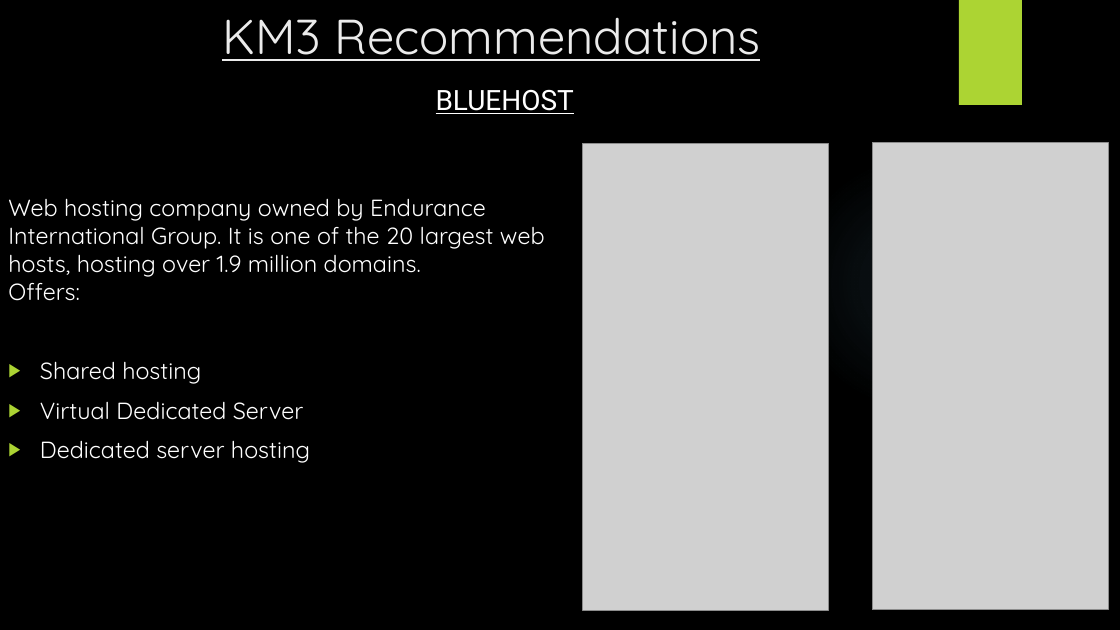
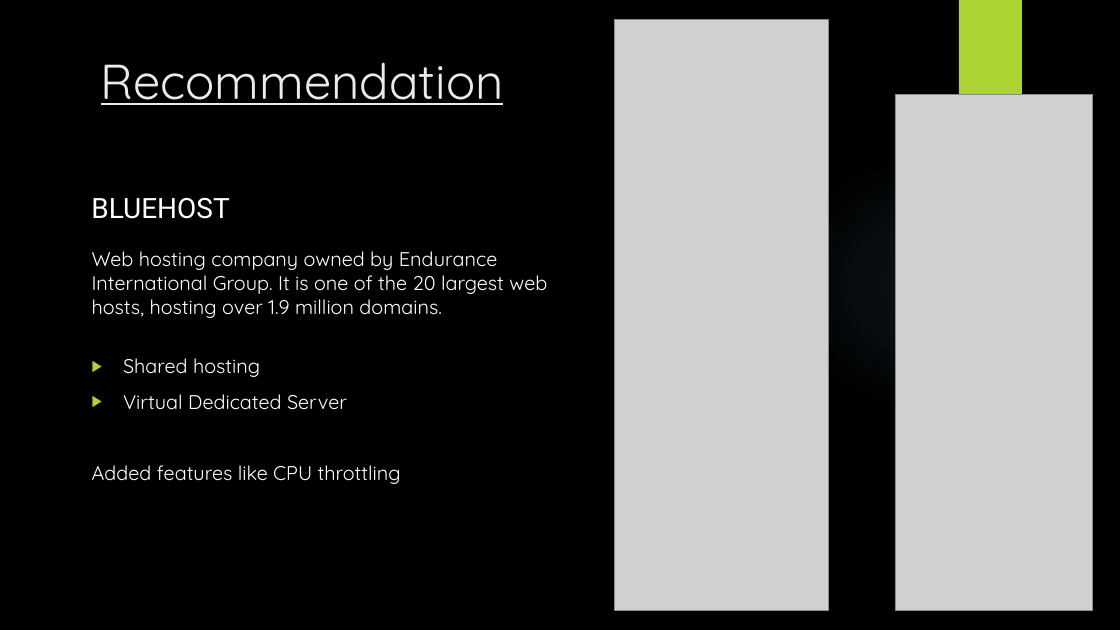
Before and after one commit to SAIT-OOSD-Team4/Group-Project, a slide deck: slide 8 of km3/KM3.pptx (slide 6 before the commit). Drawn at 1120x630 pixels with LibreOffice and Linux fonts; fonts in the diff are those of the drawing; grey boxes stand for pictures; background and template pictures are left out. Boxes give left, top, right and bottom in pixels: in the first picture for what was removed or moved away, otherwise in the second. Text is boxed around its words. In the diff, an @@ line names an element or a change of style, - is before the commit and + after.

Commit message:
presentation

```diff
--- a/km3/KM3.pptx
+++ b/km3/KM3.pptx
@@ picture: place and size @@
-picture at [582, 144, 828, 611]
+picture at [614, 19, 828, 610]
@@ title at [101, 62, 504, 105]: text changed @@
-KM3 Recommendations
+Recommendation
@@ picture: place and size @@
-picture at [872, 143, 1108, 610]
+picture at [896, 94, 1093, 611]
@@ text "Web hosting company owned by ...": place and size @@
-text "Web hosting company owned by ..." at [8, 198, 545, 463]
+text "Web hosting company owned by ..." at [92, 251, 547, 484]
@@ text "BLUEHOST": place and size @@
-text "BLUEHOST" at [436, 90, 574, 114]
+text "BLUEHOST" at [91, 197, 229, 219]
@@ text "BLUEHOST" at [91, 197, 229, 219]: underline off @@
@@ text at [92, 251, 547, 318]: text changed; size 20 to 17 pt @@
-Web hosting company owned by Endurance International Group. It is one of the 20 largest web hosts, hosting over 1.9 million domains.
-Offers:
+Web hosting company owned by Endurance International Group. It is one of the 20 largest web hosts, hosting over 1.9 million domains.
@@ text at [123, 358, 347, 410]: size 20 to 17 pt in "Shared hosting", "Virtual Dedicated Server" @@
@@ text at [92, 465, 401, 484]: text changed; size 20 to 17 pt @@
-▶ Dedicated server hosting
+Added features like CPU throttling
```
Also in this commit, not shown: 2 other slides changed, 2 slides added.
